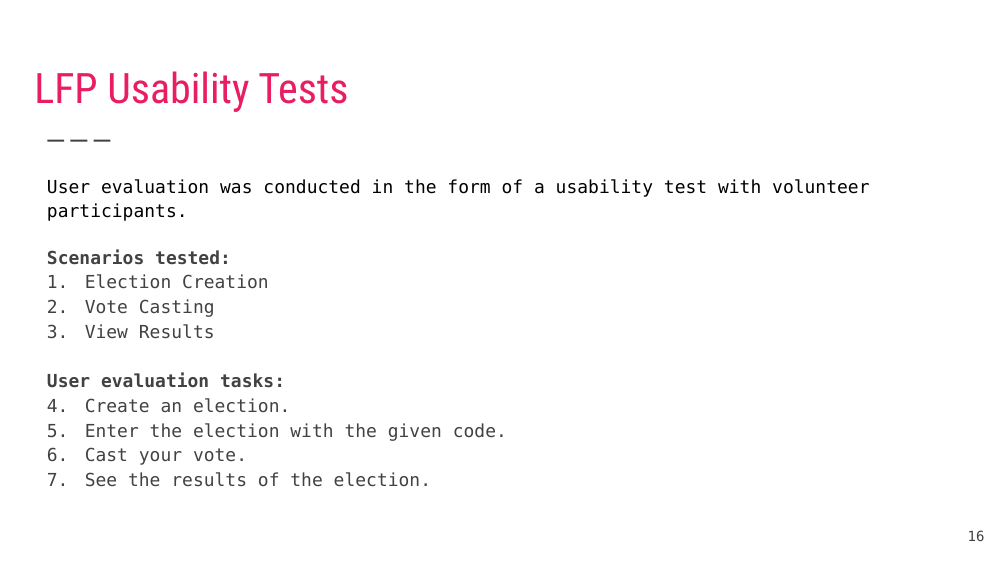
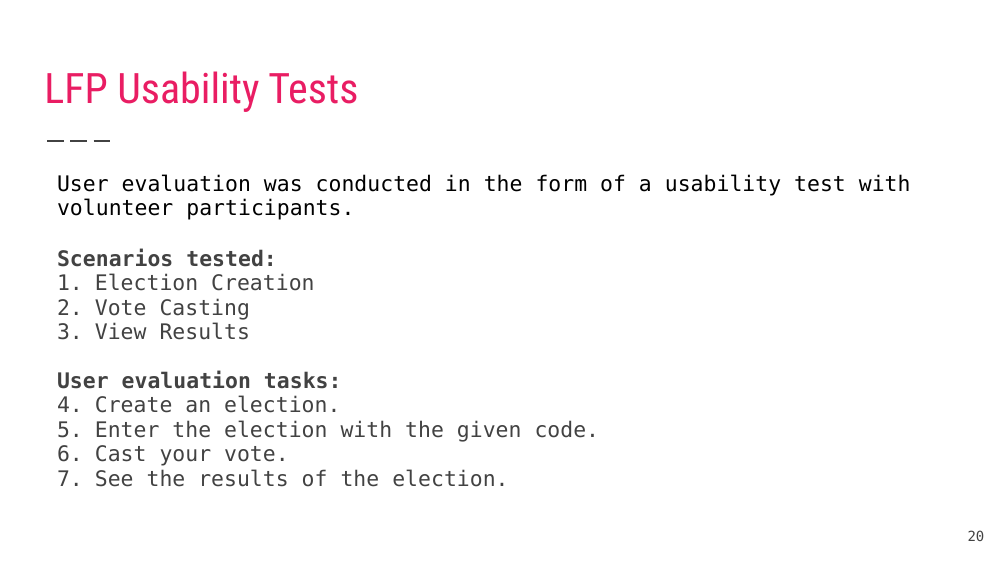
Before and after one commit to DavidAraujo98/ElectRight, a slide deck: slide 20 of documentation/IHC_Final_Presentation.pptx (slide 16 before the commit). Drawn at 1008x567 pixels with LibreOffice and Linux fonts; fonts in the diff are those of the drawing. Boxes give left, top, right and bottom in pixels: in the first picture for what was removed or moved away, otherwise in the second. Text is boxed around its words. In the diff, an @@ line names an element or a change of style, - is before the commit and + after.

```diff
--- a/documentation/IHC_Final_Presentation.pptx
+++ b/documentation/IHC_Final_Presentation.pptx
@@ title "LFP Usability Tests" moved from (x1=34, y1=71, x2=348, y2=112) to (x1=44, y1=71, x2=358, y2=112) @@
@@ text "User evaluation was conducted in ..." at (x1=57, y1=174, x2=911, y2=487): size 12.8 to 15.3 pt; indent changed; line spacing 1.15 to 0.95 @@
@@ page number at (x1=968, y1=530, x2=985, y2=541): text changed @@
-16
+20
```
Also in this commit, not shown: 22 other slides changed, 10 slides added, 2 slides removed, 20 other files.
